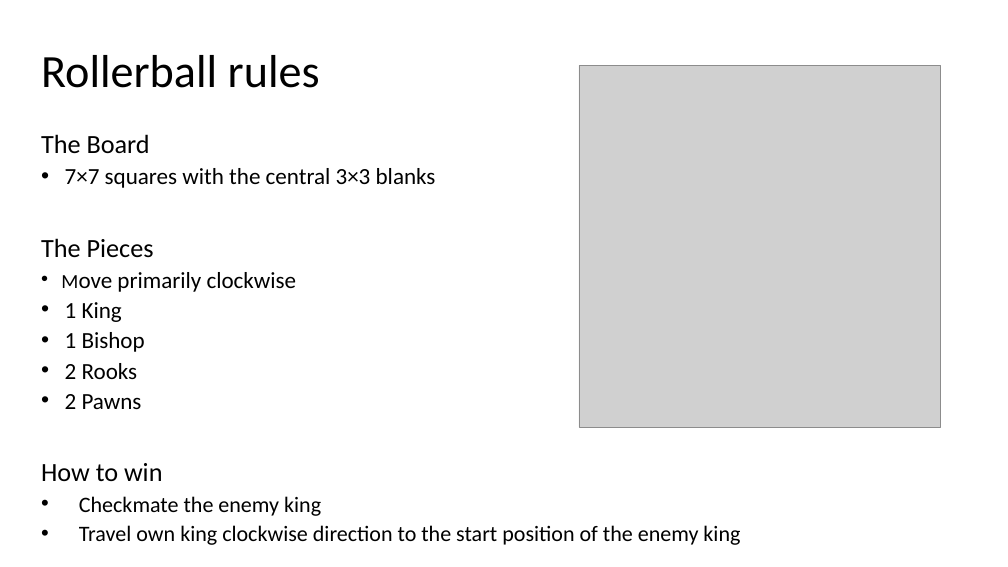
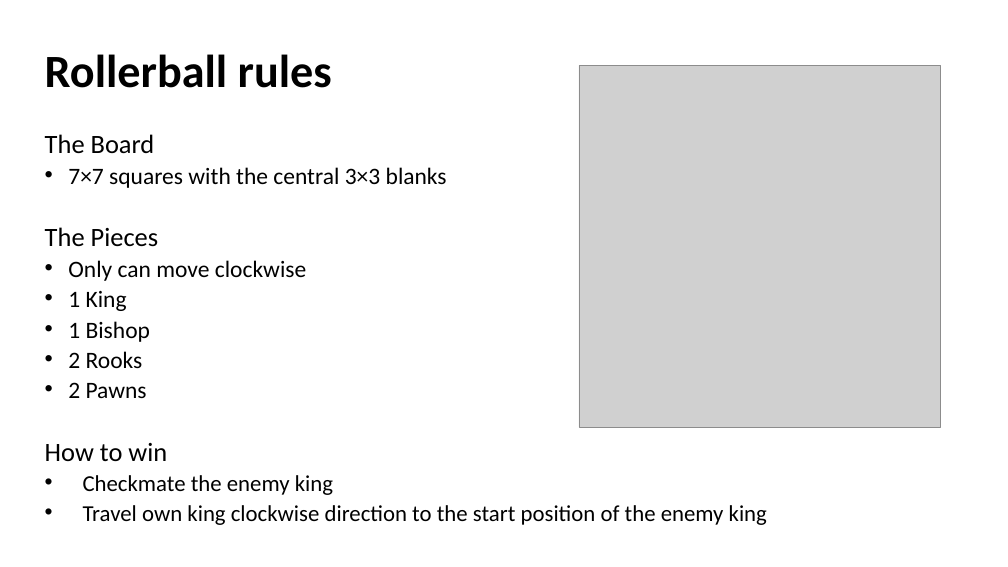
Before and after one commit to Chris-Schaffer/cs414-f18-001-stringCheese, a slide deck: slide 2 of Documents P3/CS 414 Rollerball Project 03.pptx. Drawn at 1008x567 pixels with LibreOffice and Linux fonts; fonts in the diff are those of the drawing; grey boxes stand for pictures. Boxes give left, top, right and bottom in pixels: in the first picture for what was removed or moved away, otherwise in the second. Text is boxed around its words. In the diff, an @@ line names an element or a change of style, - is before the commit and + after.

```diff
--- a/Documents P3/CS 414 Rollerball Project 03.pptx
+++ b/Documents P3/CS 414 Rollerball Project 03.pptx
@@ text "Rollerball rules" at (45,54,332,88): bold on @@
@@ text at (45,134,767,525): size 25 to 25.2 pt in "The Board", "The Pieces", "How to win"; size 22 to 22.4 pt in "7×7 squares with the central 3×3 blanks", "1 King", "1 Bishop", "2 Rooks" and 1 more places; size 21 to 21.7 pt in "Checkmate the enemy king", "Travel own king clockwise direction to the ..."; line spacing 0.72 to 0.7 @@
@@ text at (68,260,306,281): text changed; size 22 to 22.4 pt @@
-• Move primarily clockwise
+• Only can move clockwise
```
Also in this commit, not shown: 9 other slides changed, 3 slides removed.
